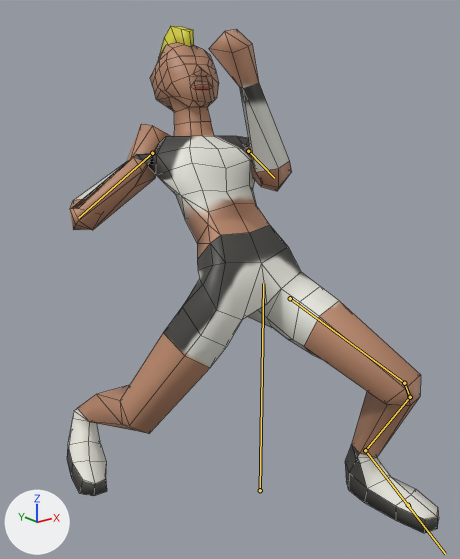
The FBX model female_warrior_2.fbx, before and after one commit.
Rendered twice from a 50 mm camera at (-1.28, -1.43, 1.38) aimed at (0.04, 0.22, 0.72). Lighting does not change. The marker at lower left points along +X, +Y and +Z. Both versions are drawn at frame 60 of the action 'Armature|Attack2'; the numbers are the values there. The bones that change are drawn over the model as lines. Mesh edges are drawn as thin lines.

Names of what the first picture shows: 'Hunter'.
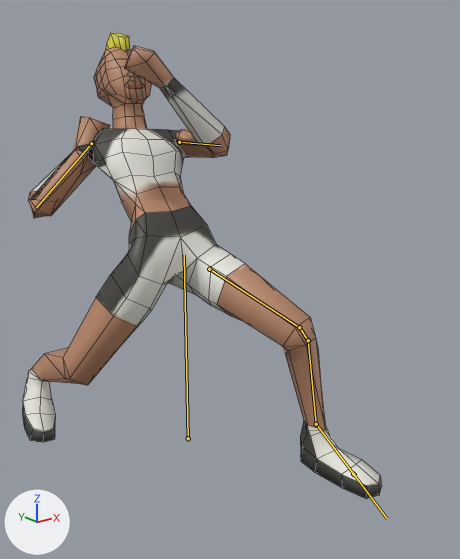
Changed parts and their boxes (x1, y1, x2, y2) in the pictures (460 x 559 px):
```json
{"object": "Hunter", "change": "posed", "before": [67, 26, 439, 533], "after": [22, 33, 382, 499], "on screen": "8% shorter"}
{"bone": "Root", "before": "(260, 490) to (263, 283)", "after": "(188, 438) to (184, 255)"}
{"bone": "Toe.L", "before": "(408, 505) to (410, 507)", "after": "(353, 474) to (356, 475)"}
{"bone": "Hip.L", "before": "(290, 298) to (404, 383)", "after": "(209, 269) to (299, 327)"}
{"bone": "Knee.L", "before": "(404, 383) to (410, 397)", "after": "(299, 327) to (308, 340)"}
{"bone": "Shin.L", "before": "(410, 397) to (365, 450)", "after": "(308, 340) to (316, 424)"}
{"bone": "Foot.L", "before": "(365, 450) to (445, 554)", "after": "(316, 424) to (387, 518)"}
{"bone": "Bicep.L", "before": "(248, 151) to (274, 178)", "after": "(179, 142) to (220, 145)"}
{"bone": "Bicep.R", "before": "(152, 153) to (78, 218)", "after": "(91, 143) to (36, 207)"}
```

Scene script edits in JSON lines:
```json
{"block": "bone_root", "where": "bone_root = bpy.data.objects['Armature'].pose.bones['Root']"}
{"op": "set", "path": "bone_root.location", "old": "(0.0, 0.0, 0.0)", "new": "(0.0, 0.0, -0.439)"}
{"block": "bone_toe_l", "where": "bone_toe_l = bpy.data.objects['Armature'].pose.bones['Toe.L']  # child of 'Root'"}
{"op": "set", "path": "bone_toe_l.location", "old": "(-0.156, 0.285, -0.004)", "new": "(-0.152, 0.488, 0.005)"}
{"block": "bone_hip_l", "where": "bone_hip_l = bpy.data.objects['Armature'].pose.bones['Hip.L']  # child of 'Spin1'"}
{"op": "set", "path": "bone_hip_l.rotation_quaternion", "old": "(0.94, 0.263, 0.105, 0.191)", "new": "(0.923, 0.322, 0.112, 0.181)", "note": "degrees (32, 6, 25) -> degrees (40, 5, 24)"}
{"block": "bone_knee_l", "where": "bone_knee_l = bpy.data.objects['Armature'].pose.bones['Knee.L']  # child of 'Hip.L'"}
{"op": "set", "path": "bone_knee_l.rotation_quaternion", "old": "(0.922, -0.387, 0.032, -0.002)", "new": "(0.95, -0.313, 0.025, 0.0)", "note": "degrees (-46, 3, -2) -> degrees (-36, 3, -1)"}
{"block": "bone_shin_l", "where": "bone_shin_l = bpy.data.objects['Armature'].pose.bones['Shin.L']  # child of 'Knee.L'"}
{"op": "set", "path": "bone_shin_l.rotation_quaternion", "old": "(0.925, -0.379, 0.001, -0.021)", "new": "(0.953, -0.303, 0.001, -0.018)", "note": "degrees (-45, -1, -2) -> degrees (-35, -1, -2)"}
{"block": "bone_foot_l", "where": "bone_foot_l = bpy.data.objects['Armature'].pose.bones['Foot.L']  # child of 'Shin.L'"}
{"op": "set", "path": "bone_foot_l.rotation_quaternion", "old": "(0.976, 0.168, -0.125, -0.063)", "new": "(0.989, -0.053, -0.137, -0.034)", "note": "degrees (21, -13, -10) -> degrees (-6, -16, -3)"}
{"block": "bone_bicep_l", "where": "bone_bicep_l = bpy.data.objects['Armature'].pose.bones['Bicep.L']  # child of 'Shoudler.L'"}
{"op": "set", "path": "bone_bicep_l.rotation_quaternion", "old": "(0.832, 0.484, 0.102, -0.253)", "new": "(0.825, 0.544, 0.156, -0.003)", "note": "degrees (56, 24, -21) -> degrees (68, 15, 10)"}
{"block": "bone_bicep_r", "where": "bone_bicep_r = bpy.data.objects['Armature'].pose.bones['Bicep.R']  # child of 'Shoudler.R'"}
{"op": "set", "path": "bone_bicep_r.rotation_quaternion", "old": "(0.021, 0.223, 0.923, -0.313)", "new": "(0.036, 0.151, 0.932, -0.327)", "note": "degrees (35, 170, -24) -> degrees (37, 170, -15)"}
```
